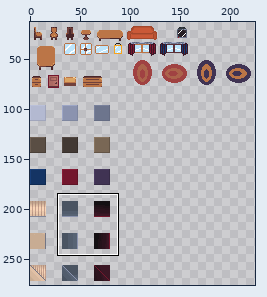
One commit to this sprite sheet: assets/sprites/tileset/all_tileset.png. The picture above shows the old version from afar; the outline marks the close-up.
Close-up. As it was:
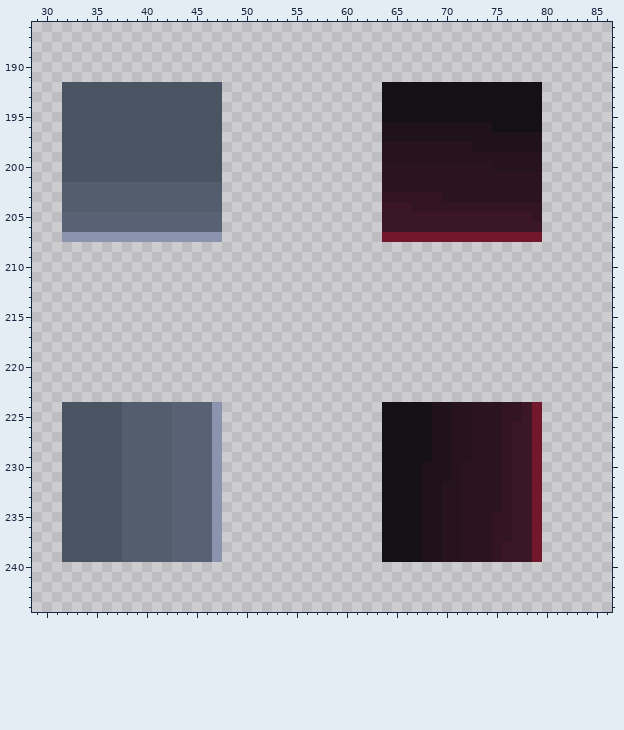
The file is 256x288 pixels. Colours within 5 levels of each other are drawn and written as one. Shown: x 29..86, y 186..244. The wide view leaves out empty margins. The commit also changed other parts of the picture, which this record leaves out.
New version:
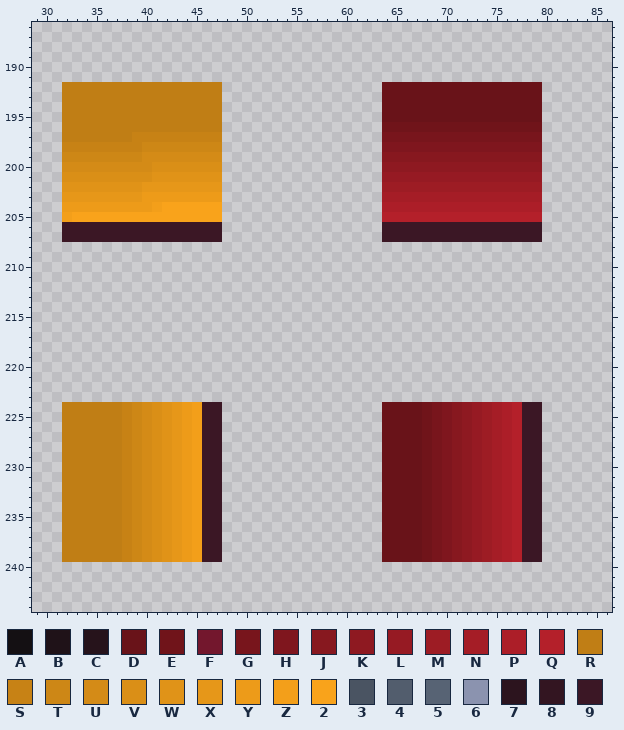
Palette (. is transparent): A #141013  B #1f1218  C #26131b  D #691319  E #70141a  F #73172d  G #78151c  H #7f161e  J #87181f  K #8e1921  L #961a23  M #9d1c24  N #a51d26  P #ac1e28  Q #b4202a  R #c07e15  S #c78215  T #cd8716  U #d48b17  V #da8f17  W #e09318  X #e69719  Y #ed9b19  Z #f39f1a  2 #f9a31b  3 #4a5462  4 #525d6d  5 #576374  6 #8b93af  7 #2c141e  8 #331521  9 #3b1725
Difference:
@@ x 29..86 @@
 191 ..........................................................
-192 ...3333333333333333................AAAAAAAAAAAAAAAA.......
-193 ...3333333333333333................AAAAAAAAAAAAAAAA.......
-194 ...3333333333333333................AAAAAAAAAAAAAAAA.......
-195 ...3333333333333333................AAAAAAAAAAAAAAAA.......
-196 ...3333333333333333................BBBBBBBBBBBAAAAA.......
-197 ...3333333333333333................BBBBBBBBBBBBBBBB.......
-198 ...3333333333333333................CCCCCCCCCBBBBBBB.......
-199 ...3333333333333333................CCCCCCCCCCCCCCCC.......
-200 ...3333333333333333................77777777777CCCCC.......
-201 ...3333333333333333................7777777777777777.......
-202 ...4444444444444444................7777777777777777.......
-203 ...4444444444444444................8888887777777777.......
-204 ...4444444444444444................9998888888888888.......
-205 ...5555555555555555................9999999999999998.......
-206 ...5555555555555555................9999999999999999.......
-207 ...6666666666666666................FFFFFFFFFFFFFFFF.......
+192 ...RRRRRRRRRRRRRRRR................DDDDDDDDDDDDDDDD.......
+193 ...RRRRRRRRRRRRRRRR................DDDDDDDDDDDDDDDD.......
+194 ...RRRRRRRRRRRRRRRR................DDDDDDDDDDDDDDDD.......
+195 ...RRRRRRRRRRRRRRRR................DDDDDDDDDDDDDDDD.......
+196 ...RRRRRRRRRRRRRRRR................EEEEEEEEEEEEEEEE.......
+197 ...RRRRRRRSSSSSSSSS................GGGGGGGGGGGGGGGG.......
+198 ...SSSSSSSSTTTTTTTT................HHHHHHHHHHHHHHHH.......
+199 ...TTTTTTTTUUUUUUUU................JJJJJJJJJJJJJJJJ.......
+200 ...UUUUUUUUUVVVVVVV................KKKKKKKKKKKKKKKK.......
+201 ...VVVVVVVVVWWWWWWW................LLLLLLLLLLLLLLLL.......
+202 ...WWWWWWWWXXXXXXXX................MMMMMMMMMMMMMMMM.......
+203 ...XXXXXXXXYYYYYYYY................NNNNNNNNNNNNNNNN.......
+204 ...YYYYYYYYYZ222222................PPPPPPPPPPPPPPPP.......
+205 ...Z222222222222222................QQQQQQQQQQQQQQQQ.......
+206 ...9999999999999999................9999999999999999.......
+207 ...9999999999999999................9999999999999999.......
 208 ..........................................................
@@ x 29..86 @@
 223 ..........................................................
-224 ...3333334444455556................AAAAABBCC777889F.......
-225 ...3333334444455556................AAAAABBCC777889F.......
-226 ...3333334444455556................AAAAABBCC777899F.......
-227 ...3333334444455556................AAAAABBCC777899F.......
-228 ...3333334444455556................AAAAABBCC777899F.......
-229 ...3333334444455556................AAAAABBCC777899F.......
-230 ...3333334444455556................AAAABBBC7777899F.......
-231 ...3333334444455556................AAAABBBC7777899F.......
-232 ...3333334444455556................AAAABBCC7777899F.......
-233 ...3333334444455556................AAAABBCC7777899F.......
-234 ...3333334444455556................AAAABBCC7777899F.......
-235 ...3333334444455556................AAAABBCC7778899F.......
-236 ...3333334444455556................AAAABBCC7778899F.......
-237 ...3333334444455556................AAAABBCC7778899F.......
-238 ...3333334444455556................AAAABBCC7778999F.......
-239 ...3333334444455556................AAAABBCC7778999F.......
+224 ...RRRRRRSTUVWXYZ99................DDDDEGHJKLMNPQ99.......
+225 ...RRRRRRSTUVWXYZ99................DDDDEGHJKLMNPQ99.......
+226 ...RRRRRRSTUVWXYZ99................DDDDEGHJKLMNPQ99.......
+227 ...RRRRRRSTUVWXYZ99................DDDDEGHJKLMNPQ99.......
+228 ...RRRRRRSTUVWXYZ99................DDDDEGHJKLMNPQ99.......
+229 ...RRRRRRSTUVWXYZ99................DDDDEGHJKLMNPQ99.......
+230 ...RRRRRRSTUVWXYZ99................DDDDEGHJKLMNPQ99.......
+231 ...RRRRRRSTUVWXYZ99................DDDDEGHJKLMNPQ99.......
+232 ...RRRRRRSTUVWXYZ99................DDDDEGHJKLMNPQ99.......
+233 ...RRRRRRSTUVWXYZ99................DDDDEGHJKLMNPQ99.......
+234 ...RRRRRRSTUVWXYZ99................DDDDEGHJKLMNPQ99.......
+235 ...RRRRRRSTUVWXYZ99................DDDDEGHJKLMNPQ99.......
+236 ...RRRRRRSTUVWXYZ99................DDDDEGHJKLMNPQ99.......
+237 ...RRRRRRSTUVWXYZ99................DDDDEGHJKLMNPQ99.......
+238 ...RRRRRRSTUVWXYZ99................DDDDEGHJKLMNPQ99.......
+239 ...RRRRRRSTUVWXYZ99................DDDDEGHJKLMNPQ99.......
 240 ..........................................................
